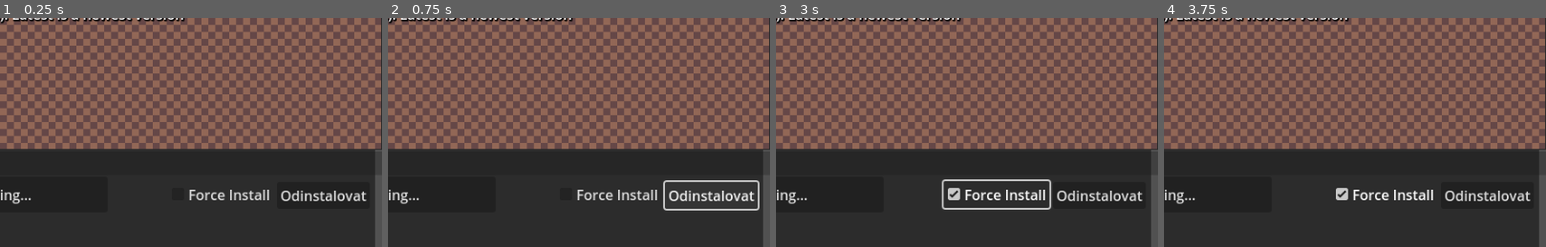
Above: before the commit, frames 1-4 (left to right).
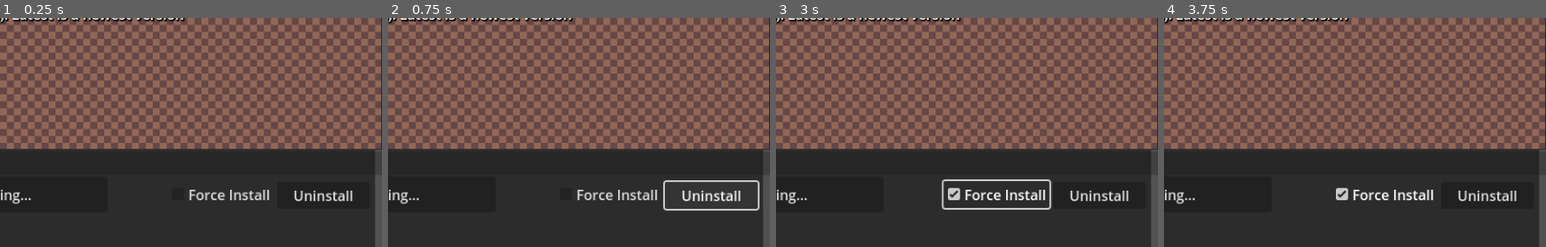
Above: after the commit, the same moments.

Repository: MimrpimStudios/gamesa-launcher
Game: Godot game, scene res://scenes/main.tscn
The game is run twice, just before and just after one commit, with the same random seed, the same clock (stepped at 60 frames per second) and the same inputs.
Inputs:
- Up to frame 1 (0.25 s): no input
- Up to frame 2 (0.75 s): click "Odinstalovat" (after the commit: "Uninstall") at 0.5 s
- Up to frame 3 (3 s): click "Latest" at 1.25 s; click "Show Pre-releases" at 2 s; click "Force Install" at 2.75 s
- Up to frame 4 (3.75 s): click "Latest" at 3.5 s
The pictures show only the part of the screen within x 50-100%, y 50-100%; the shares and areas given below are measured in that part.

The runs differ from the first frame. In frame 1, 0.5% of the frame differs, in the area x 73-96%, y 75-80%; in frame 2, 0.5%; in frame 3, 0.5%; in frame 4, 0.5%.

Commit message:
edit import and translate

Diff:
--- a/godot/scenes/main.tscn
+++ b/godot/scenes/main.tscn
@@ -230,7 +230,7 @@
 grow_horizontal = 0
 grow_vertical = 0
 theme = ExtResource("1_o5qli")
-text = "Odinstalovat"
+text = "Uninstall"
 
 [node name="CloseTextureButton" type="TextureButton" parent="."]
 texture_filter = 1
Not shown, changed: godot/assets/textures/splash.png.import
